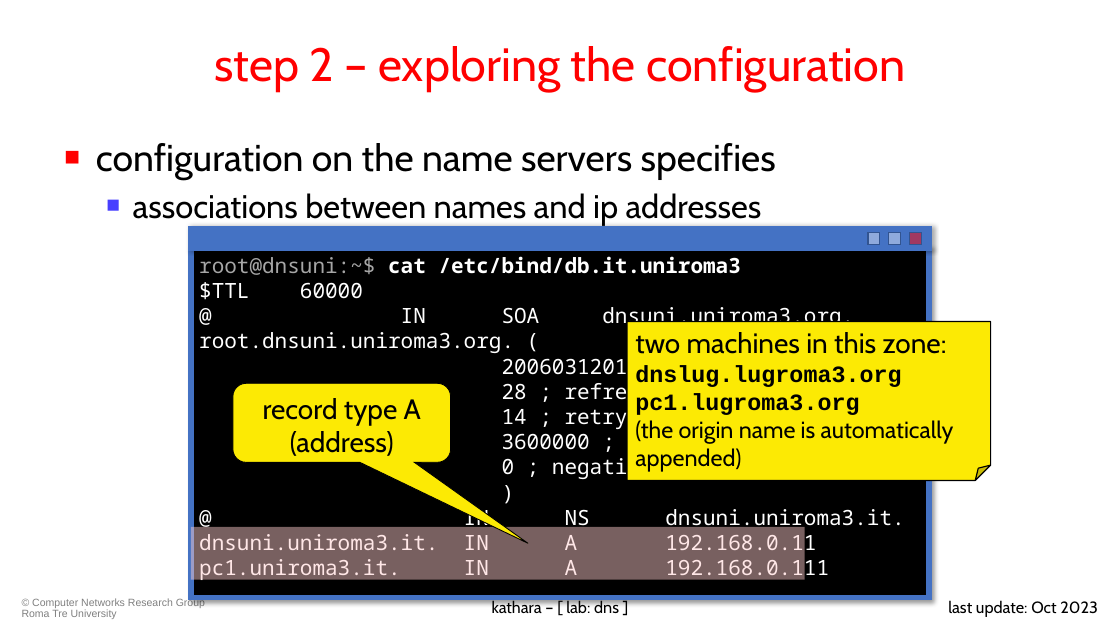
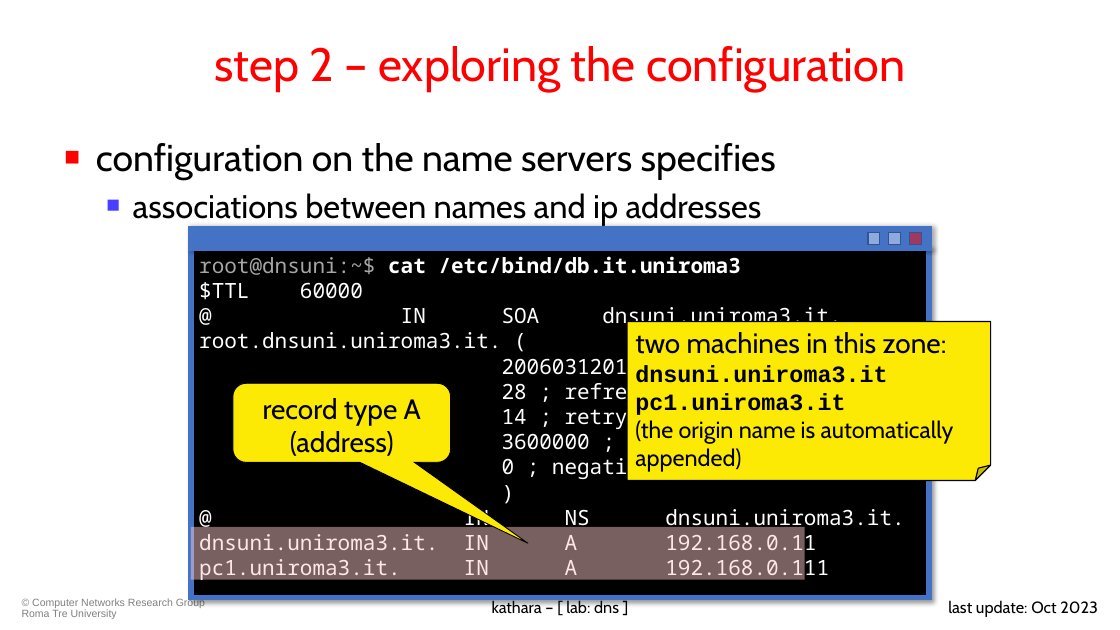
Before and after one commit to KatharaFramework/Kathara-Labs, a slide deck: slide 32 of main-labs/application-level/dns/010-kathara-lab_dns.pptx. Drawn at 1120x630 pixels with LibreOffice and Linux fonts; fonts in the diff are those of the drawing; background and template pictures are left out. Boxes give left, top, right and bottom in pixels: in the first picture for what was removed or moved away, otherwise in the second. Text is boxed around its words. In the diff, an @@ line names an element or a change of style, - is before the commit and + after.

Commit message:
Fix .org in DNS slides

```diff
--- a/main-labs/application-level/dns/010-kathara-lab_dns.pptx
+++ b/main-labs/application-level/dns/010-kathara-lab_dns.pptx
@@ text in rectangle at <box>199,307,841,349</box>: text changed @@
-@ IN SOA dnsuni.uniroma3.org. root.dnsuni.uniroma3.org. (
+@ IN SOA dnsuni.uniroma3.it. root.dnsuni.uniroma3.it. (
@@ text in folded corner at <box>635,365,887,415</box>: text changed @@
-dnslug.lugroma3.org
-pc1.lugroma3.org
+dnsuni.uniroma3.it
+pc1.uniroma3.it
```
Also in this commit, not shown: 13 other slides changed, 1 other file.
